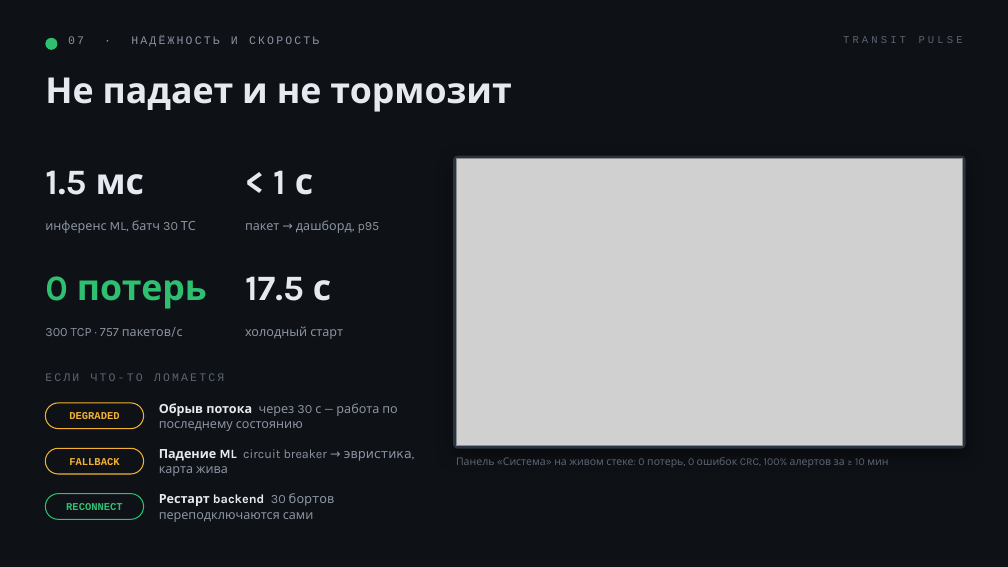
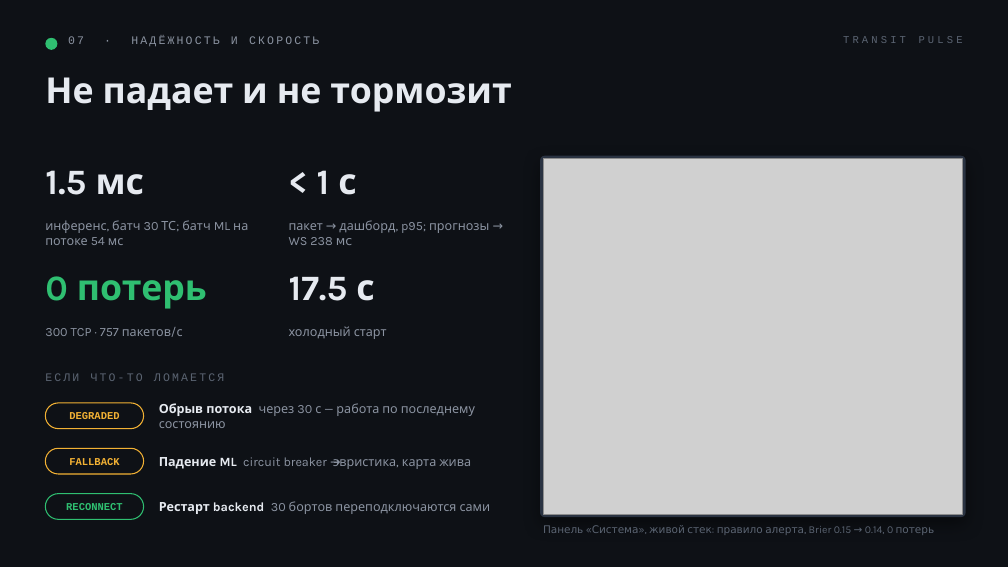
Before and after one commit to jinxovich/transit-pulse, a slide deck: slide 8 of docs/pitch/transit-pulse-pitch.pptx. Drawn at 1008x567 pixels with LibreOffice and Linux fonts; fonts in the diff are those of the drawing; grey boxes stand for pictures. Boxes give left, top, right and bottom in pixels: in the first picture for what was removed or moved away, otherwise in the second. Text is boxed around its words. In the diff, an @@ line names an element or a change of style, - is before the commit and + after.

Commit message:
docs(pitch): цифры после улучшения алертов и калибровки

```diff
--- a/docs/pitch/transit-pulse-pitch.pptx
+++ b/docs/pitch/transit-pulse-pitch.pptx
@@ text "< 1 с": place and size @@
-text "< 1 с" at <box>273,170,313,195</box>
+text "< 1 с" at <box>317,170,356,195</box>
@@ rounded rectangle: place and size @@
-rounded rectangle at <box>453,156,966,448</box>
+rounded rectangle at <box>540,156,966,517</box>
@@ rounded rectangle at <box>540,156,966,517</box>: proportions changed @@
@@ picture: place and size @@
-picture at <box>456,159,963,445</box>
+picture at <box>543,159,963,514</box>
@@ text at <box>45,220,248,245</box>: text changed @@
-инференс ML, батч 30 ТС
+инференс, батч 30 ТС; батч ML на потоке 54 мс
@@ text at <box>289,220,489,245</box>: text changed @@
-пакет → дашборд, p95
+пакет → дашборд, p95; прогнозы → WS 238 мс
@@ text "17.5 с": place and size @@
-text "17.5 с" at <box>245,276,331,301</box>
+text "17.5 с" at <box>289,276,374,301</box>
@@ text "холодный старт": place and size @@
-text "холодный старт" at <box>245,326,343,339</box>
+text "холодный старт" at <box>289,326,387,339</box>
@@ text "Обрыв потока через 30 с ..." rewrapped from <box>159,403,397,431</box> to <box>159,403,475,428</box> @@
@@ text "Падение ML circuit breaker → ..." rewrapped from <box>159,449,412,476</box> to <box>159,457,471,469</box> @@
@@ text "Рестарт backend 30 бортов переподключаются ..." rewrapped from <box>159,493,335,522</box> to <box>159,501,491,514</box> @@
@@ text at <box>543,525,935,535</box>: text changed @@
-Панель «Система» на живом стеке: 0 потерь, 0 ошибок CRC, 100% алертов за ≥ 10 мин
+Панель «Система», живой стек: правило алерта, Brier 0.15 → 0.14, 0 потерь
```
Also in this commit, not shown: 3 other slides changed, 5 other files.
